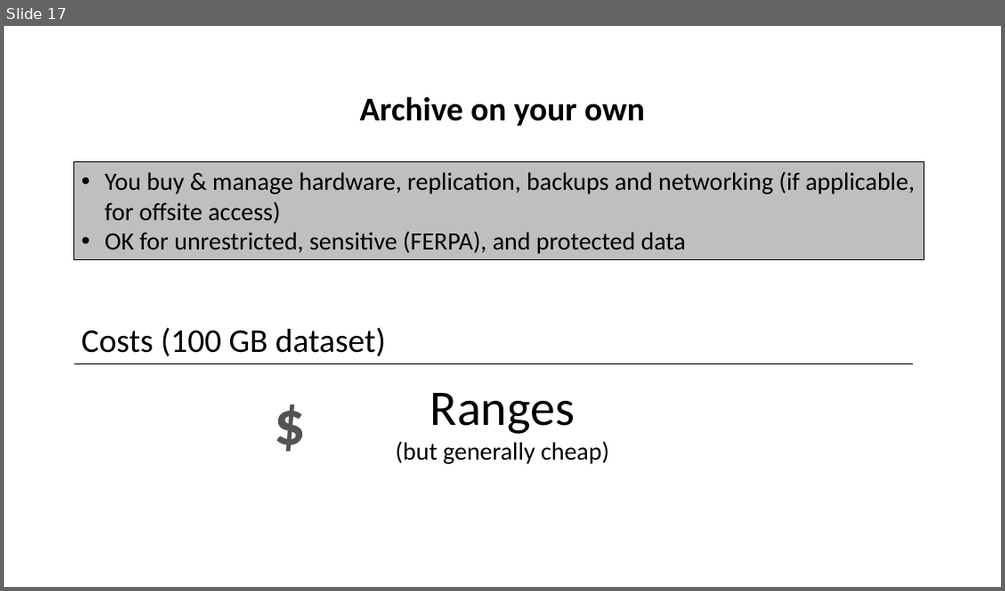
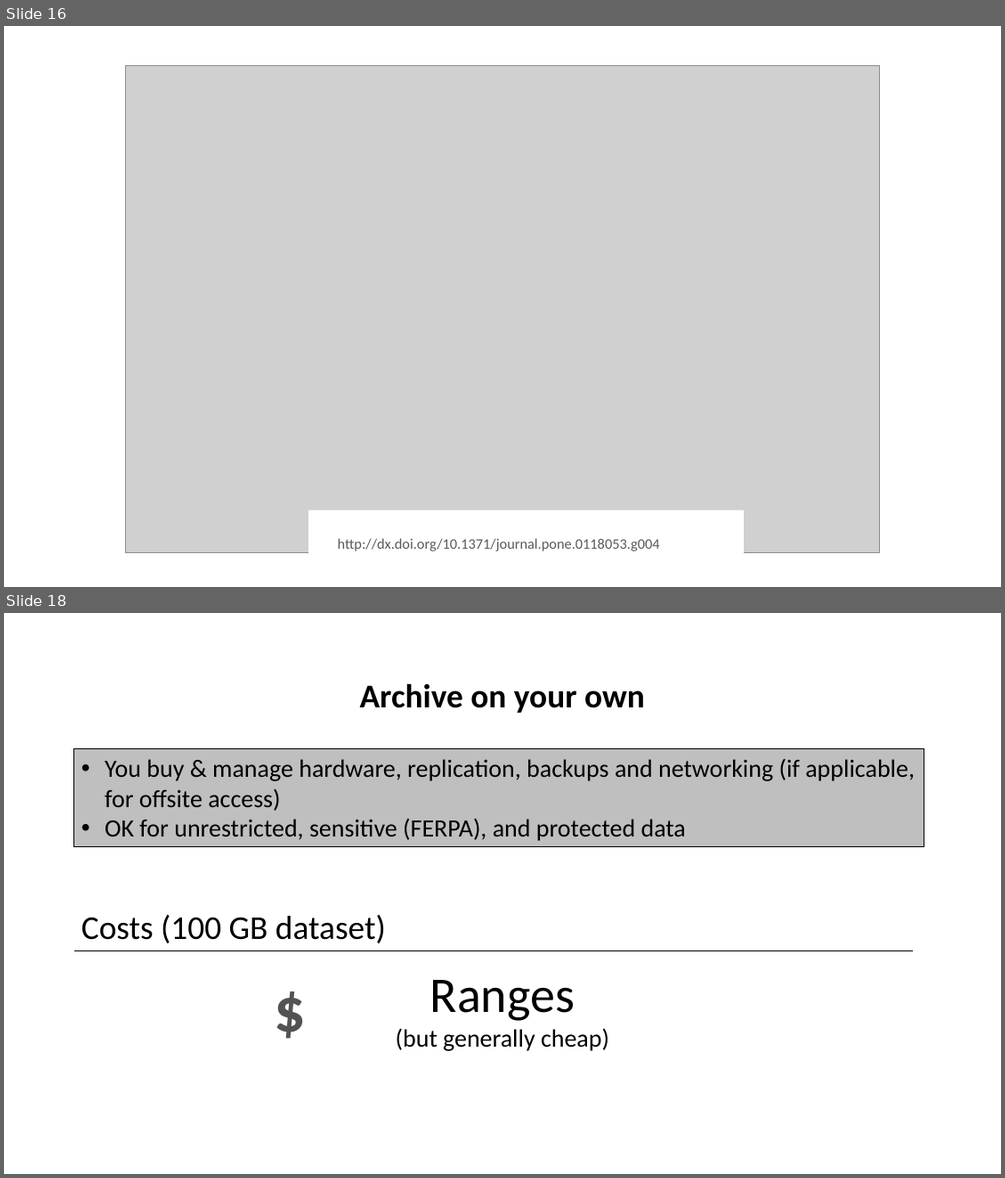
Before and after one commit to tibbben/teaching.data.literacy, a slide deck: UM_DataManagementClass/Lessons/13/13_FirstMeeting.pptx. Shown one above the other, each under a label of ours: slide 17 before the commit, slides 16 and 18 after it; the slides between them are not shown. The pictures are 1005x591 and 1005x1178 pixels, drawn with LibreOffice and Linux fonts; fonts in the diff are those of the drawing; grey boxes stand for pictures. Boxes give left, top, right and bottom in pixels: in the first picture for what was removed or moved away, otherwise in the second. Text is boxed around its words. In the diff, an @@ line names an element or a change of style, - is before the commit and + after.

```diff
--- a/UM_DataManagementClass/Lessons/13/13_FirstMeeting.pptx
+++ b/UM_DataManagementClass/Lessons/13/13_FirstMeeting.pptx
@@ slide 16 added at box(4, 26, 1001, 587), background #FFFFFF @@
@@ picture added at box(126, 66, 880, 552) @@
@@ rectangle added at box(308, 510, 744, 564), fill #FFFFFF @@
@@ text added at box(338, 538, 660, 551), 14 pt, text #595959 @@
+http://dx.doi.org/10.1371/journal.pone.0118053.g004
@@ what was slide 17 is now slide 18 @@
```
Also in this commit, not shown: 6 slides changed, 1 other slide added, 1 slide removed, 1 other file.
